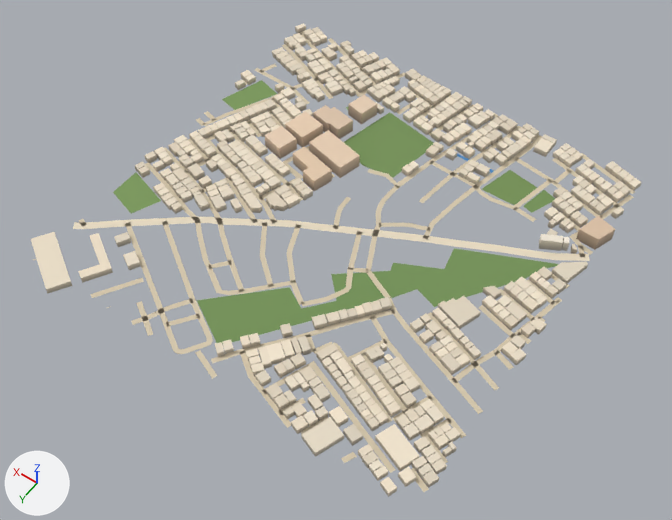
The glTF model public/assets/bengaluru-region-v1/tiles/t17_8-l1.glb as it was, and as the next commit left it.
Rendered twice from a camera (50 mm lens) standing at (8356.0, 4826.0, 818.0) and looking at (8737.0, 4292.0, -21.0). The lights are fixed; the arrows at lower left show +X, +Y and +Z. The older version comes first. Vertices at exactly the same position are counted once.

Names of what the first picture shows: 'building', 'ground' and 1 more.
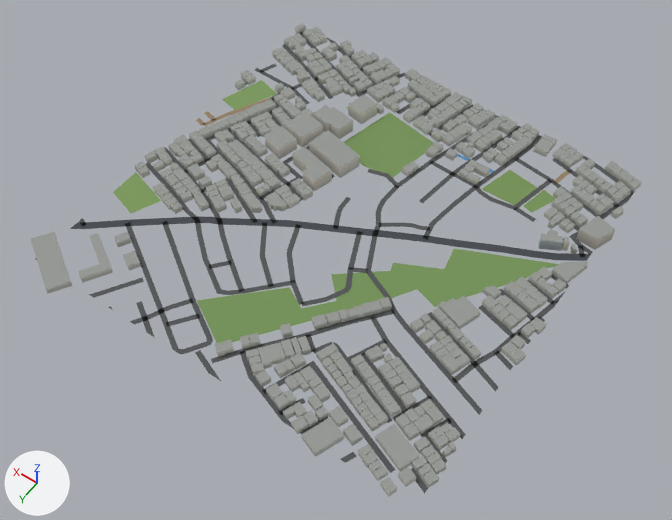
Location of each change, (x1, y1, x2, y2) in pixels of the pictures (672 x 520 px; the box of a moved part takes in the faces that stretch with it):
'ground', reshaped: before (33, 31, 635, 492); after (35, 31, 636, 494)
part 1 of me_building, recoloured (darker): (31, 23, 641, 496) in both
part 2 of me_ground, rebuilt: before (581, 153, 635, 194); after (583, 156, 635, 195)
part 3 of me_ground, moved or reshaped: before (73, 31, 634, 492); after (35, 31, 636, 494)
part 4 of me_ground, recoloured: (73, 31, 618, 473) in both

Diff of the bpy script that builds the scene:
```diff
--- a/public/assets/bengaluru-region-v1/tiles/t17_8-l1.glb.py
+++ b/public/assets/bengaluru-region-v1/tiles/t17_8-l1.glb.py
@@ me_building @@
 # used by ob_building; location = (8500.0, 4000.0, 0.0)
-me_building.from_pydata(...)  # 4340 vertices, 5439 faces; spans x -9.0..520.0, y -8.0..524.0, z 0.0..18.0
+me_building.from_pydata(...)  # 4340 vertices, 6536 faces; spans x -9.0..520.0, y -8.0..524.0, z 0.0..18.0
+# me_building part 1: 5439 kept faces spanning x -9.0..520.0, y -8.0..524.0, z 0.0..18.0 get new vertex colours
 me_building.materials.append(mat_building)
@@ me_ground @@
 # used by ob_ground; location = (8500.0, 4000.0, 0.0)
-me_ground.from_pydata(...)  # 1078 vertices, 897 faces; spans x -3.0..503.0, y -3.0..503.0, z 1.0
+me_ground.from_pydata(...)  # 1096 vertices, 915 faces; spans x 0.0..500.0, y 0.0..500.0, z 1.0
+# me_ground part 2: the loose piece of 8 vertices spanning x -1.0..80.0, y -3.0..25.0, z 1.0 is rebuilt with 8 vertices and now spans x 0.0..91.0, y 0.0..25.0, z 1.0
+# me_ground part 3
+# 60 vertices are removed from x -3.0..503.0, y -3.0..503.0, z 1.0
+# 75 faces are deleted
+# 5 vertices in x 78.0..338.0, y 52.0..501.0, z 1.0 move by (0.0, -1.0, 0.0)
+# 5 vertices in x 499.0, y 15.0..426.0, z 1.0 move by (1.0, 6.0, 0.0)
+# 3 vertices in x 1.0, y 57.0..319.0, z 1.0 move by (-1.0, -6.0, 0.0)
+# 3 vertices in x 84.0..424.0, y 147.0..499.0, z 1.0 move by (0.0, 1.0, 0.0)
+# 3 vertices in x 229.0..499.0, y 177.0..412.0, z 1.0 move by (1.0, 0.0, 0.0)
+# 25 vertices move from x -3.0..503.0, y -1.0..503.0, z 1.0 to x 0.0..500.0, y 0.0..500.0, z 1.0
+# 76 vertices are added at x 0.0..500.0, y 0.0..500.0, z 1.0
+# 6 new vertices lie (7.0, 0.0, 0.0) away from vertices in x 330.0..493.0, y 0.0..500.0, z 1.0
+# 95 new faces join them
+# me_ground part 4: 622 kept faces spanning x 0.0..500.0, y 0.0..500.0, z 1.0 get new vertex colours; the middle colour goes from beige #d7c9ae to dark grey #535556
+# other edits to the shape of me_ground do not show in these pictures
 me_ground.materials.append(mat_ground)
```
